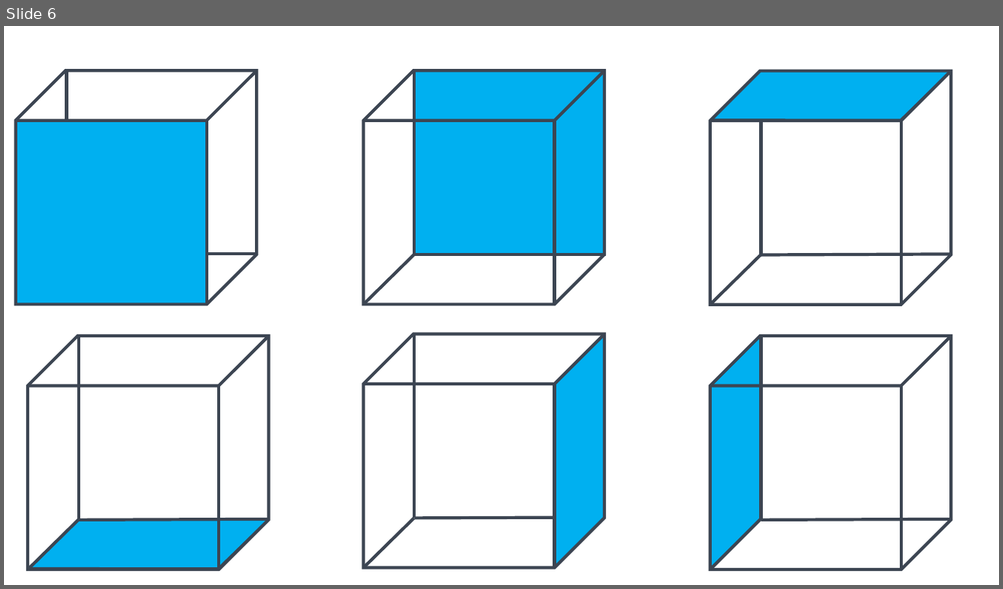
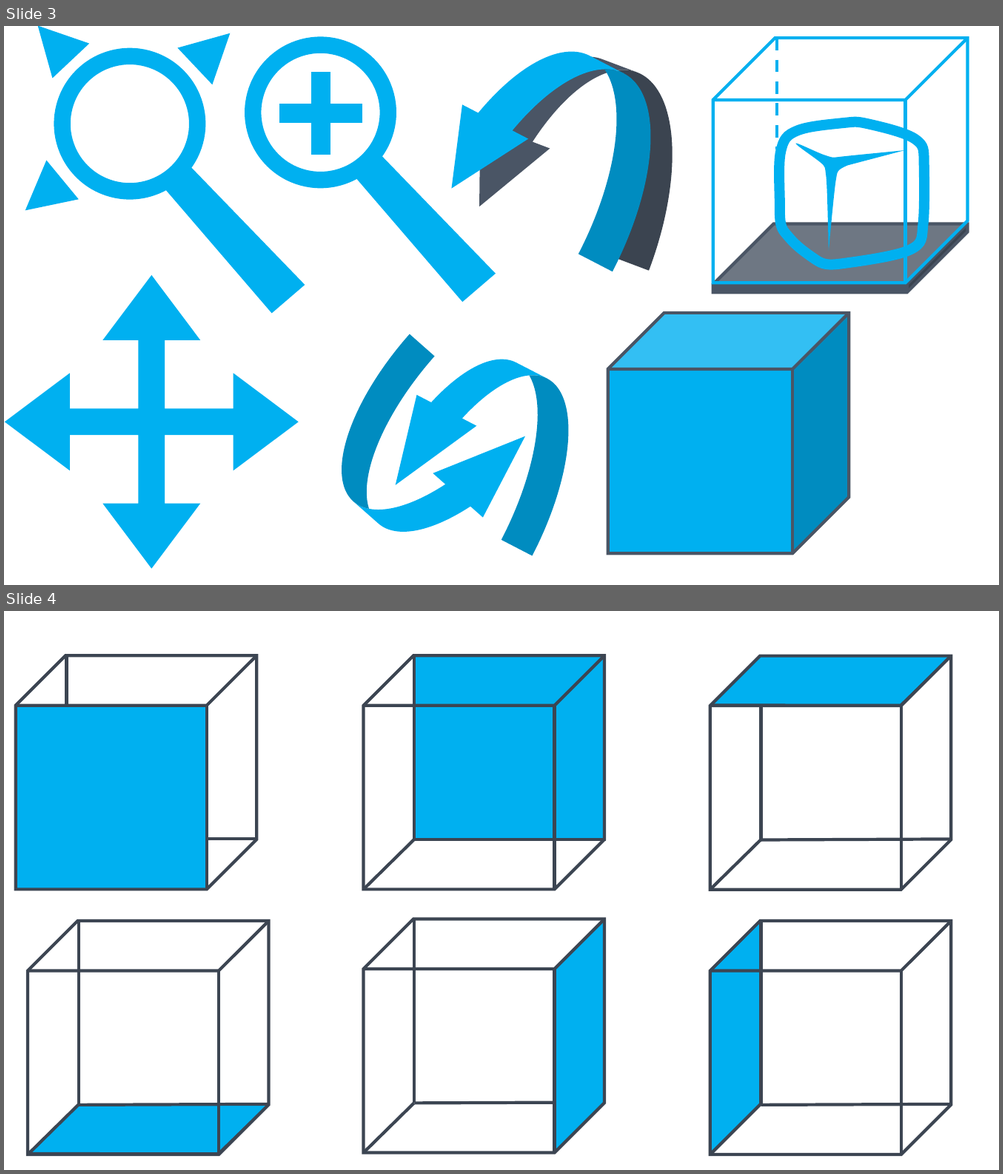
Before and after one commit to COFFASoft/Coffa-Viewer, a slide deck: Light_theme.pptx. Shown one above the other, each under a label of ours: slide 6 before the commit, slides 3 and 4 after it. The pictures are 1003x589 and 1003x1174 pixels, drawn with LibreOffice and Linux fonts; fonts in the diff are those of the drawing. Boxes give left, top, right and bottom in pixels: in the first picture for what was removed or moved away, otherwise in the second. Text is boxed around its words. In the diff, an @@ line names an element or a change of style, - is before the commit and + after.

```diff
--- a/Light_theme.pptx
+++ b/Light_theme.pptx
@@ slide 3 added at (4, 26, 999, 585), background #FFFFFF @@
@@ ellipse added at (253, 44, 388, 180), outline #00B0F0 16 pt @@
@@ curved down arrow added at (418, 26, 696, 272), fill #00B0F0 @@
@@ curved down arrow added at (444, 26, 713, 271), fill #4A5565 @@
@@ group added at (713, 38, 967, 292): 2 cubes, 2 freeform shapes, 1 line @@
@@ group added at (14, 26, 294, 304): 3 triangles, 1 freeform shape, 1 ellipse @@
@@ plus added at (281, 74, 360, 153), fill #00B0F0, outline #00B0F0 3 pt @@
@@ freeform shape added at (356, 156, 485, 292), fill #00B0F0, outline #00B0F0 14 pt @@
@@ quad arrow added at (5, 275, 299, 569), fill #00B0F0 @@
@@ cube added at (608, 313, 848, 554), fill #00B0F0, outline #4A5565 3 pt @@
@@ curved down arrow added at (302, 334, 551, 580), fill #00B0F0 @@
@@ curved down arrow added at (366, 324, 608, 557), fill #00B0F0 @@
@@ rectangle added at (609, 371, 794, 552), fill #00B0F0, outline #4A5565 1 pt @@
@@ what was slide 6 is now slide 4 @@
```
Also in this commit, not shown: 2 other slides added, 7 slides removed, 21 other files.
